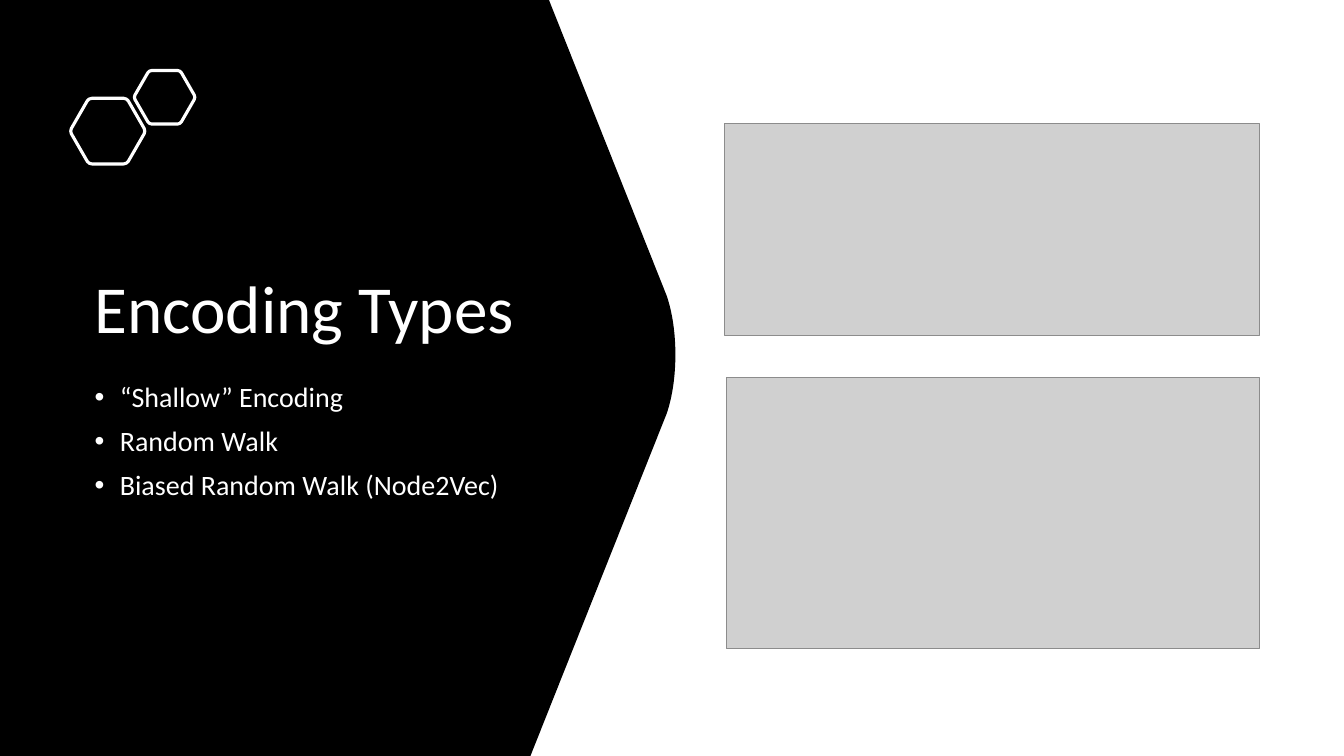
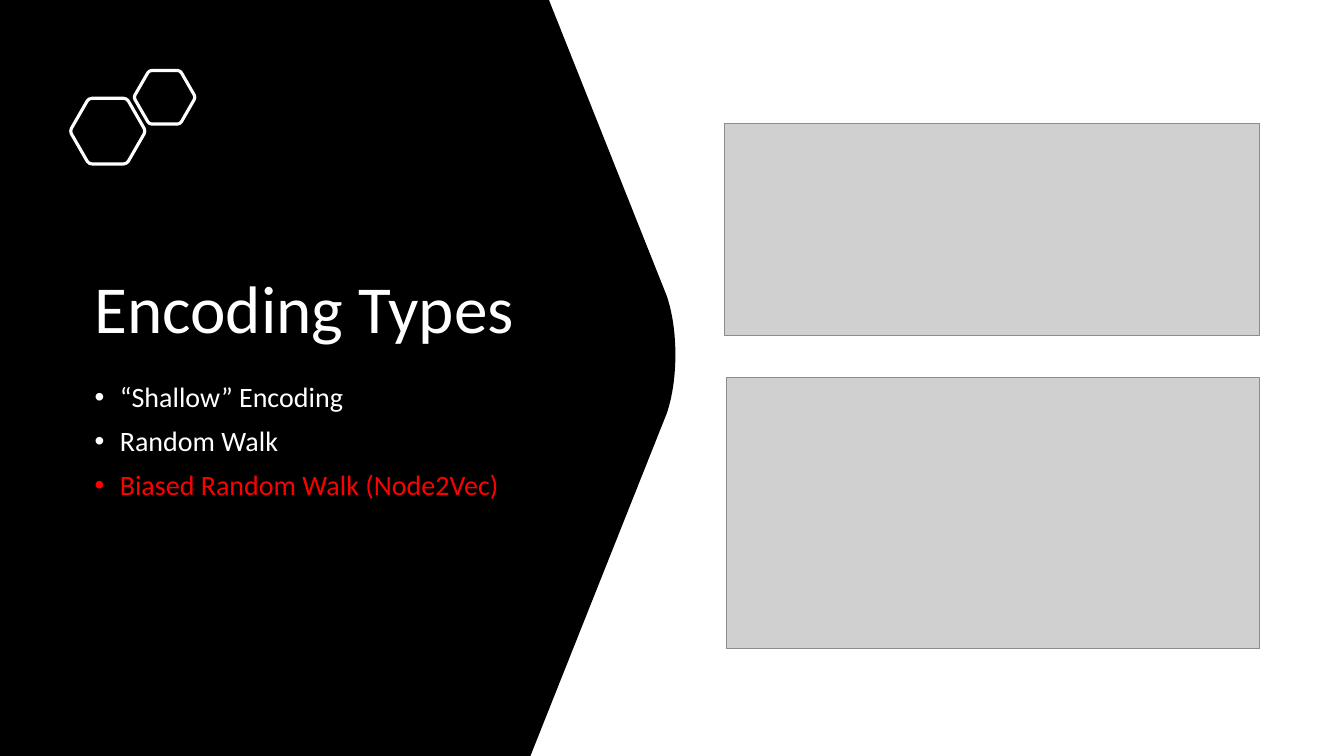
Before and after one commit to omerisildak/bbm462-Link-Prediction, a slide deck: slide 12 of Sunum/Presentation.pptx (slide 10 before the commit). Drawn at 1344x756 pixels with LibreOffice and Linux fonts; fonts in the diff are those of the drawing; grey boxes stand for pictures. Boxes give left, top, right and bottom in pixels: in the first picture for what was removed or moved away, otherwise in the second. Text is boxed around its words. In the diff, an @@ line names an element or a change of style, - is before the commit and + after.

```diff
--- a/Sunum/Presentation.pptx
+++ b/Sunum/Presentation.pptx
@@ text at [120, 474, 498, 499]: text colour #FFFFFF to #FF0000 in "Biased Random Walk (Node2Vec)" @@
```
Also in this commit, not shown: 6 other slides changed, 2 slides added.
